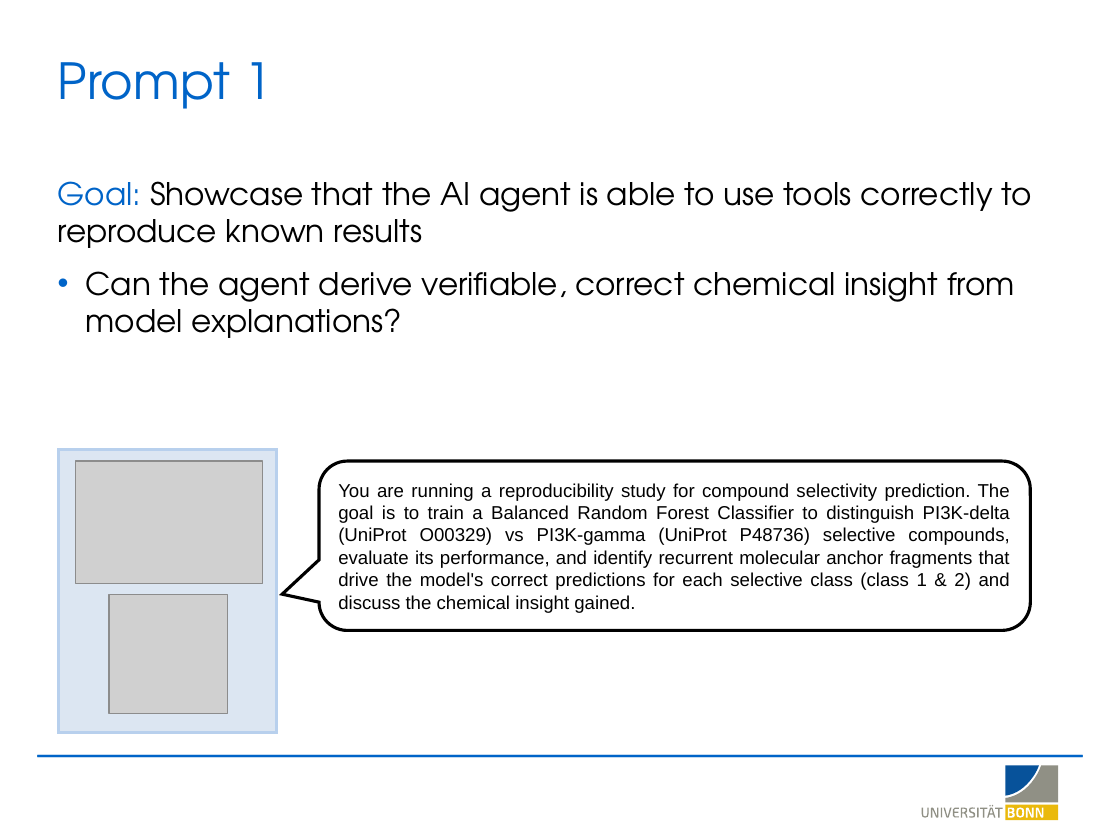
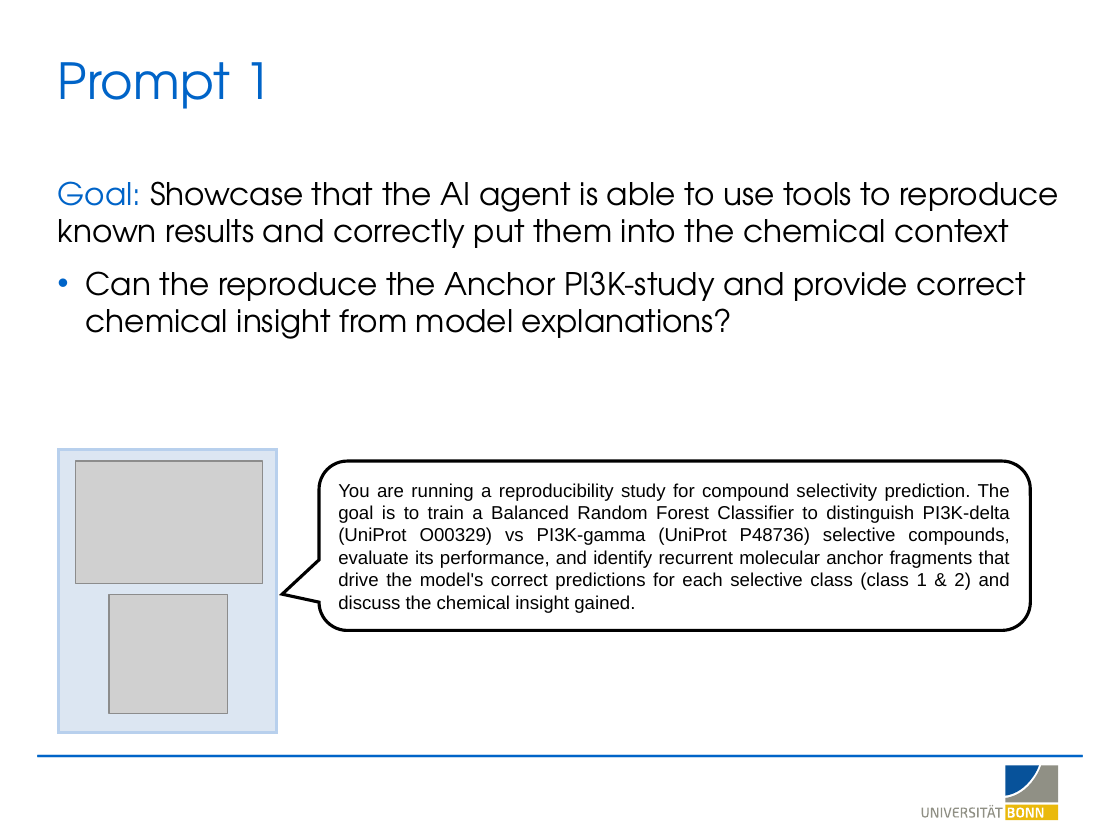
Before and after one commit to LSI-Uni-Bonn/ChemicHAL, a slide deck: slide 6 of slides/AI_Agent_Explainability.pptx. Drawn at 1120x840 pixels with LibreOffice and Linux fonts; fonts in the diff are those of the drawing; grey boxes stand for pictures; background and template pictures are left out. Boxes give left, top, right and bottom in pixels: in the first picture for what was removed or moved away, otherwise in the second. Text is boxed around its words. In the diff, an @@ line names an element or a change of style, - is before the commit and + after.

```diff
--- a/slides/AI_Agent_Explainability.pptx
+++ b/slides/AI_Agent_Explainability.pptx
@@ text at (58, 181, 1058, 339): text changed @@
-Goal: Showcase that the AI agent is able to use tools correctly to reproduce known results
-• Can the agent derive verifiable, correct chemical insight from model explanations?
+Goal: Showcase that the AI agent is able to use tools to reproduce known results and correctly put them into the chemical context
+• Can the reproduce the Anchor PI3K-study and provide correct chemical insight from model explanations?
```
Also in this commit, not shown: 9 other slides changed, 4 other files.
